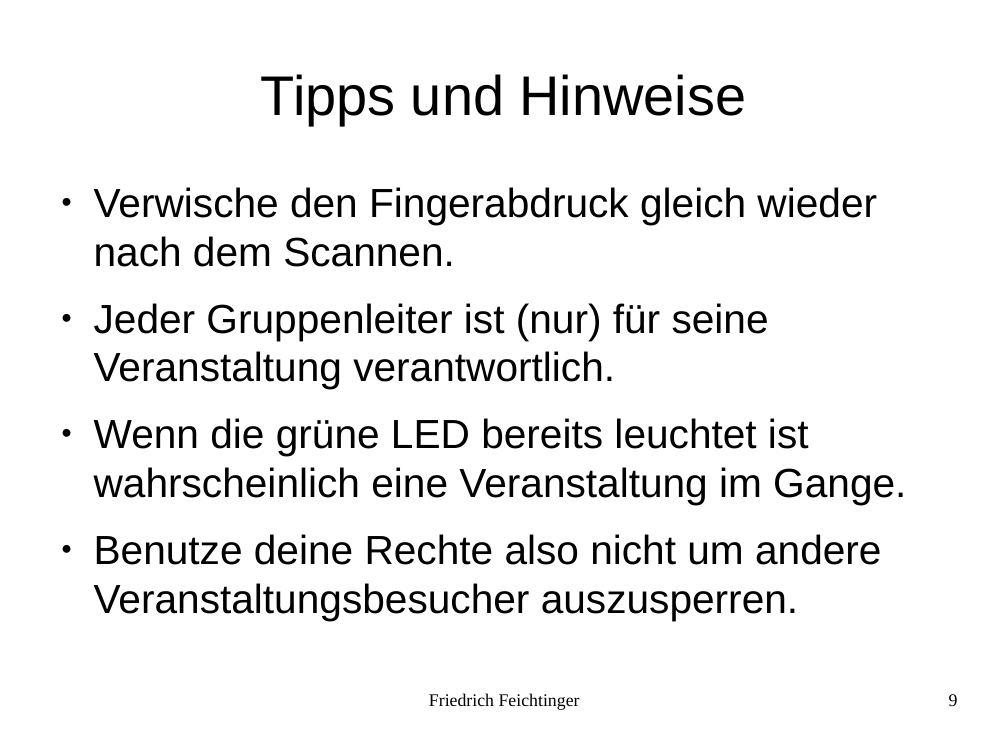
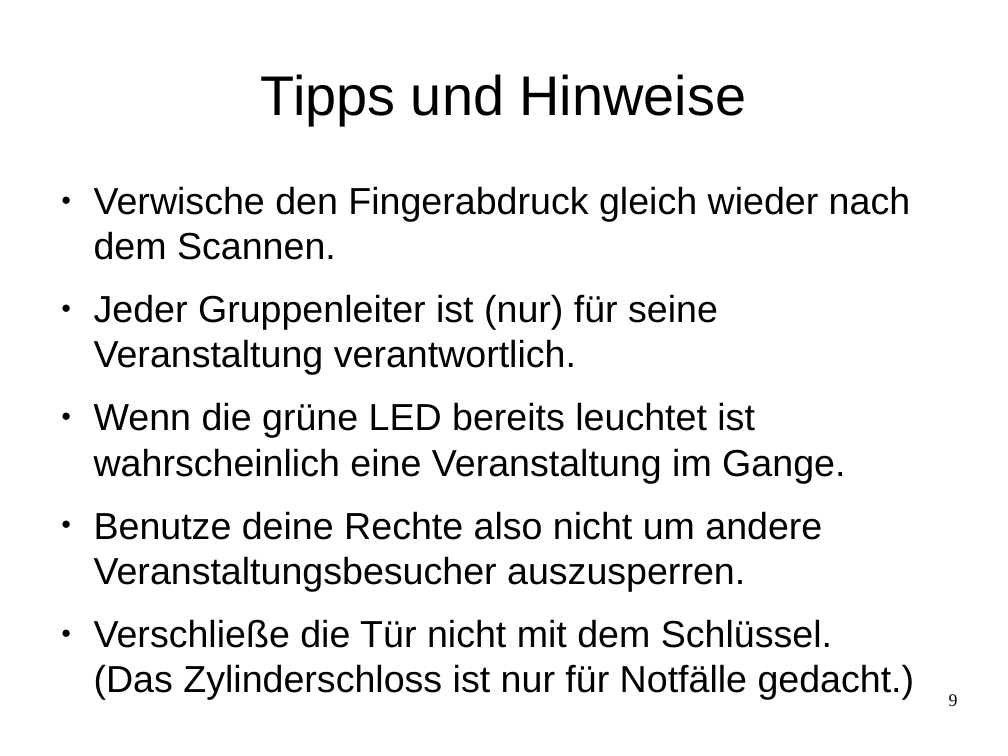
Before and after one commit to feichtinger/LEGACY-fingerprint-doorlock, a slide deck: slide 9 of Zugangssystem.odp. Drawn at 1008x756 pixels with LibreOffice and Linux fonts; fonts in the diff are those of the drawing; background and template pictures are left out. Boxes give left, top, right and bottom in pixels: in the first picture for what was removed or moved away, otherwise in the second. Text is boxed around its words. In the diff, an @@ line names an element or a change of style, - is before the commit and + after.

```diff
--- a/Zugangssystem.odp
+++ b/Zugangssystem.odp
@@ text at [94, 186, 910, 591]: size 32 to 29.6 pt in "Verwische den Fingerabdruck gleich wieder nach dem ...", "Jeder Gruppenleiter ist (nur) für seine Veranstaltung ...", "Wenn die grüne LED bereits leuchtet ist ...", "Benutze deine Rechte also nicht um andere ..." @@
@@ text at [94, 619, 915, 699]: paragraph added @@
+● Verschließe die Tür nicht mit dem Schlüssel.
+  (Das Zylinderschloss ist nur für Notfälle gedacht.)
@@ text removed at [429, 693, 580, 710] @@
-Friedrich Feichtinger
```
Also in this commit, not shown: 11 other slides changed, 11 other files.
